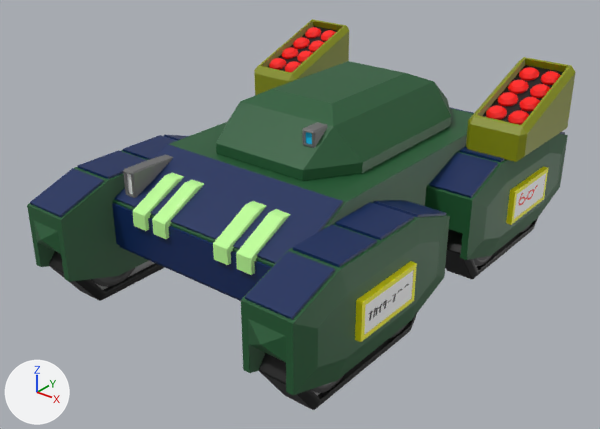
Two versions of the FBX model blackout/Assets/Models/fbx/tank_missile.fbx, one commit apart.
Rendered twice from a 50 mm lens placed at (8.24, -10.96, 6.14), pointed at (-0.13, -0.49, -0.35). Arrows for +X, +Y and +Z are at lower left; the lights stay in place.

Names of what the first picture shows: 'body'.
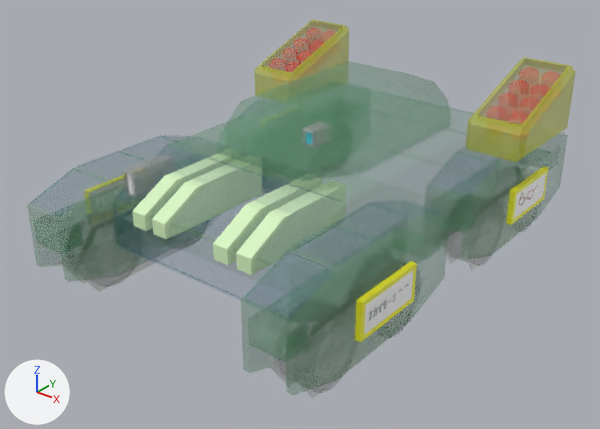
The newer file is also turned or shifted as a whole; pictures and numbers use the older file's frame.

Pixel boxes [x1, y1, x2, y2] of what changed, in the pictures (600 x 429 px):
'body', surface changed
    both: [27, 19, 576, 410]

The change, as a diff of the scene's bpy script:
```diff
--- a/blackout/Assets/Models/fbx/tank_missile.fbx.py
+++ b/blackout/Assets/Models/fbx/tank_missile.fbx.py
@@ img_tank_mat_png @@
-img_tank_mat_png = load_image('tank_mat.png', '../tank_mat.png', 1024, 1024, 'sRGB')
+img_tank_mat_png = load_image('tank_mat.png', '../tank_mat.png', 1024, 1024, 'Non-Color')
@@ mat_material_001 @@
 n0 = _N.new('ShaderNodeBsdfPrincipled'); n0.name = 'Principled BSDF'
 n2.image = img_tank_mat_png
+n3 = _N.new('ShaderNodeTexImage'); n3.name = 'Image Texture.001'
+n3.image = img_tank_mat_png
 _L.new(n2.outputs[0], n0.inputs[0])  # 'Color' to 'Base Color'
 _L.new(n0.outputs[0], n1.inputs[0])  # 'BSDF' to 'Surface'
+_L.new(n3.outputs[0], n0.inputs[4])  # 'Color' to 'Alpha'
```
